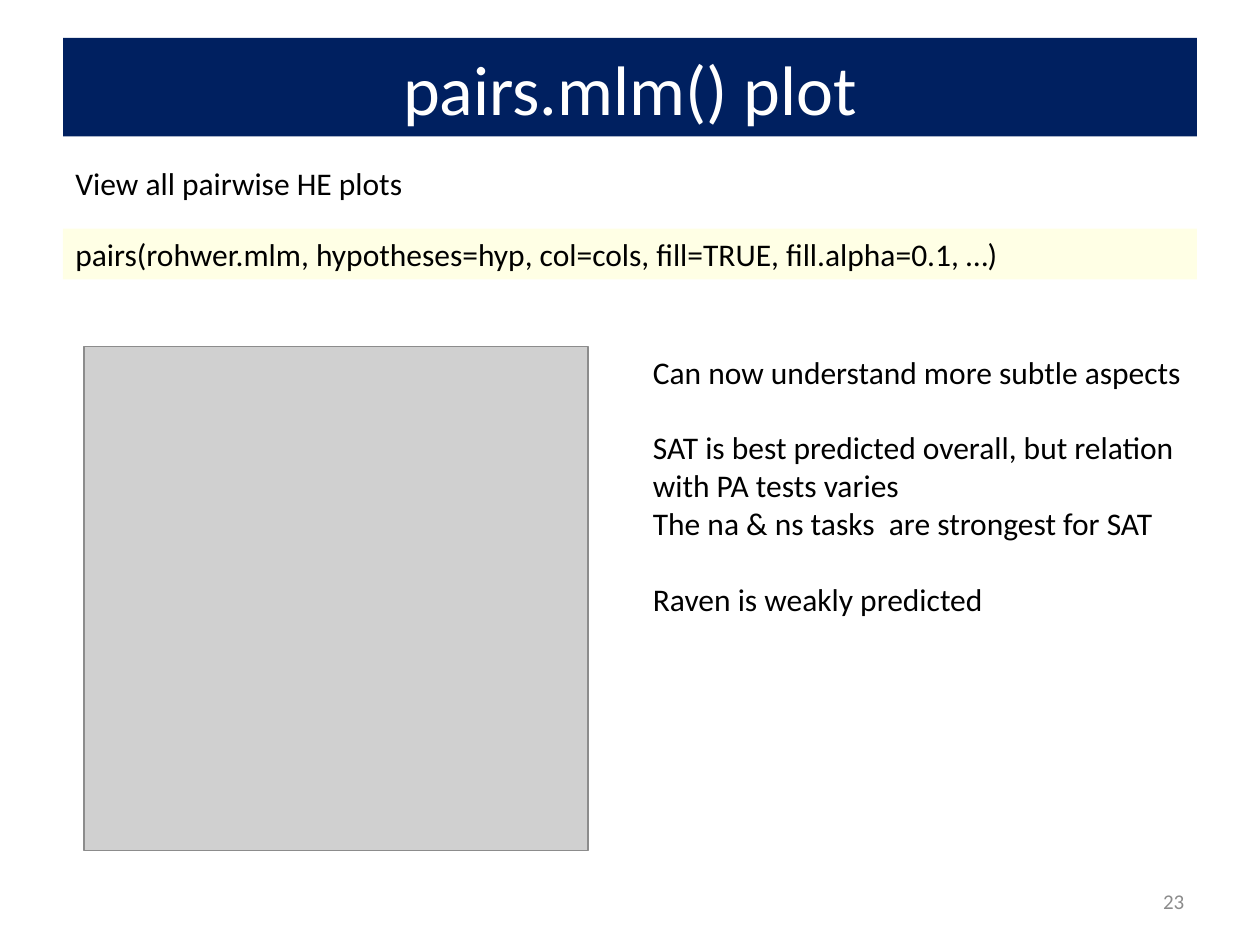
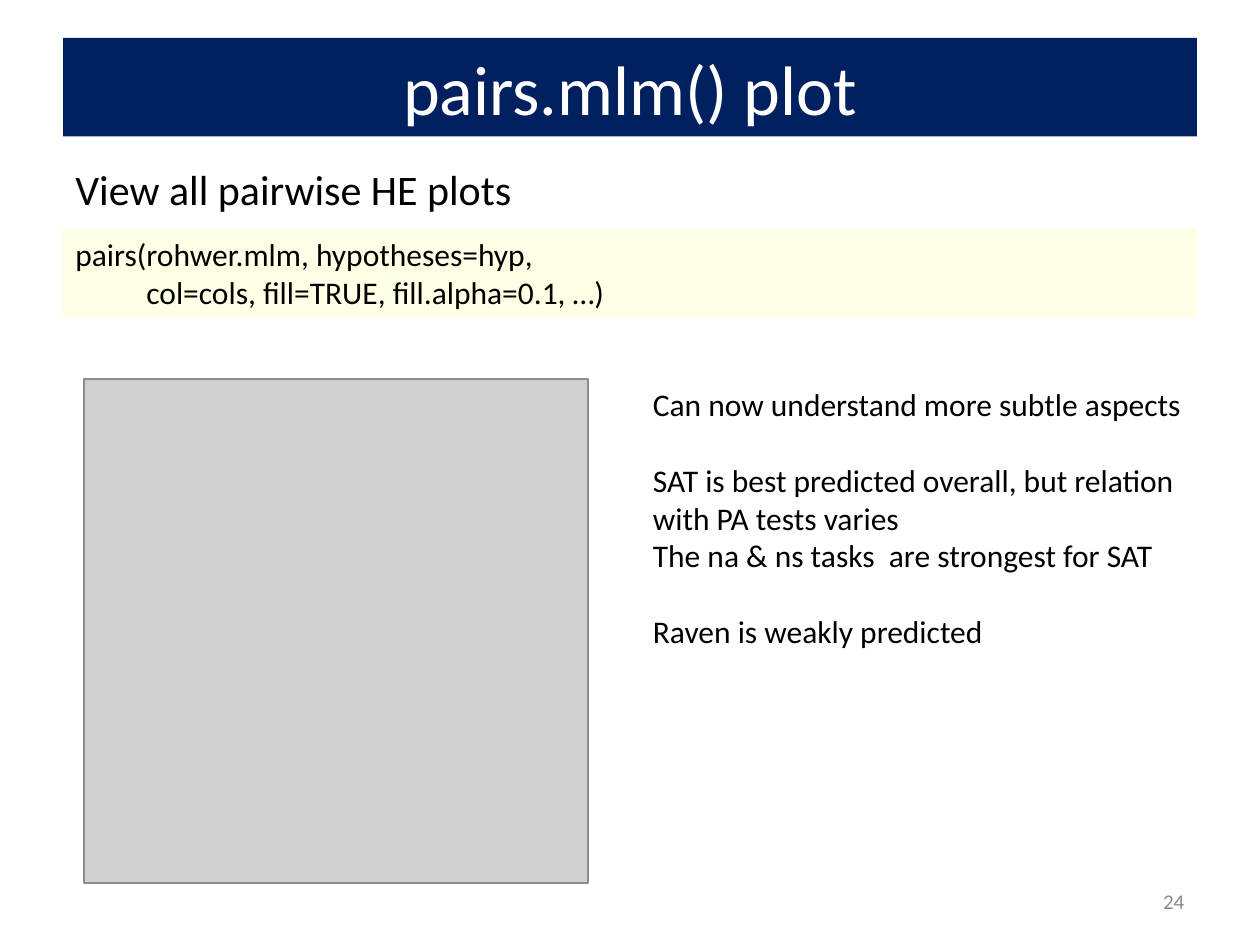
Before and after one commit to friendly/VisMLM-course, a slide deck: slide 24 of docs/lectures/lecture3.pptx (slide 23 before the commit). Drawn at 1260x945 pixels with LibreOffice and Linux fonts; fonts in the diff are those of the drawing; grey boxes stand for pictures. Boxes give left, top, right and bottom in pixels: in the first picture for what was removed or moved away, otherwise in the second. Text is boxed around its words. In the diff, an @@ line names an element or a change of style, - is before the commit and + after.

Commit message:
update lecture1

```diff
--- a/docs/lectures/lecture3.pptx
+++ b/docs/lectures/lecture3.pptx
@@ text "View all pairwise HE plots" at (x1=75, y1=175, x2=511, y2=212): size 18 to 24 pt @@
@@ rectangle "pairs(rohwer.mlm, hypotheses=hyp," resized from (x1=63, y1=228, x2=1197, y2=278) to (x1=63, y1=228, x2=1197, y2=318) @@
@@ text in rectangle at (x1=75, y1=243, x2=566, y2=309): text changed @@
-pairs(rohwer.mlm, hypotheses=hyp, col=cols, fill=TRUE, fill.alpha=0.1, …)
+pairs(rohwer.mlm, hypotheses=hyp,
+col=cols, fill=TRUE, fill.alpha=0.1, …)
@@ picture moved from (x1=84, y1=346, x2=588, y2=850) to (x1=84, y1=379, x2=588, y2=883) @@
@@ text "Can now understand more subtle ..." moved from (x1=653, y1=362, x2=1181, y2=616) to (x1=653, y1=394, x2=1181, y2=648) @@
@@ page number at (x1=1163, y1=895, x2=1184, y2=909): text changed @@
-23
+24
```
Also in this commit, not shown: 8 other slides changed, 3 slides added, 35 other files.
